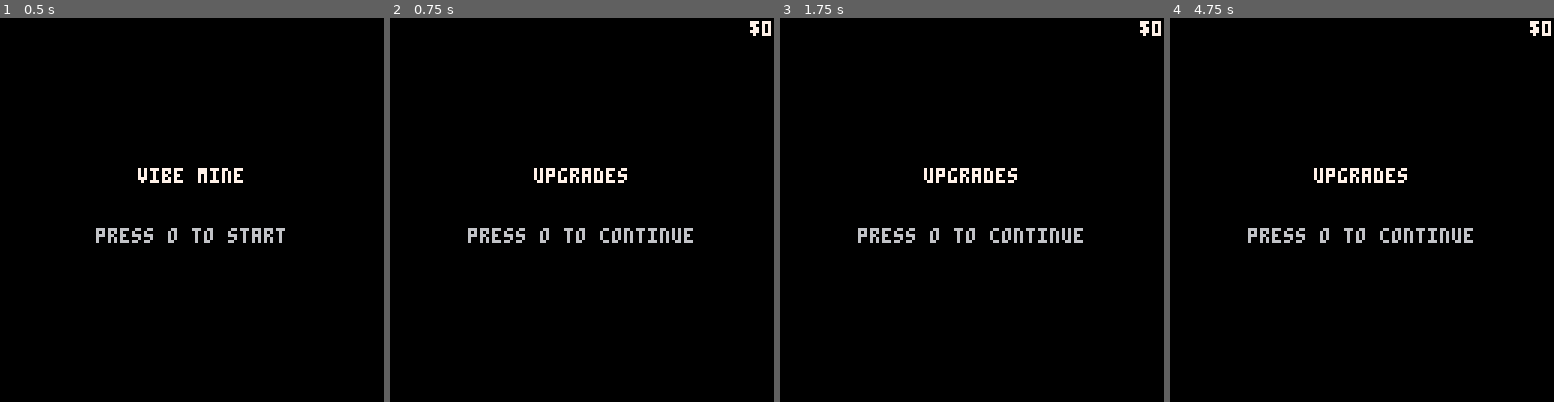
Above: before the commit, frames 1-4 (left to right).
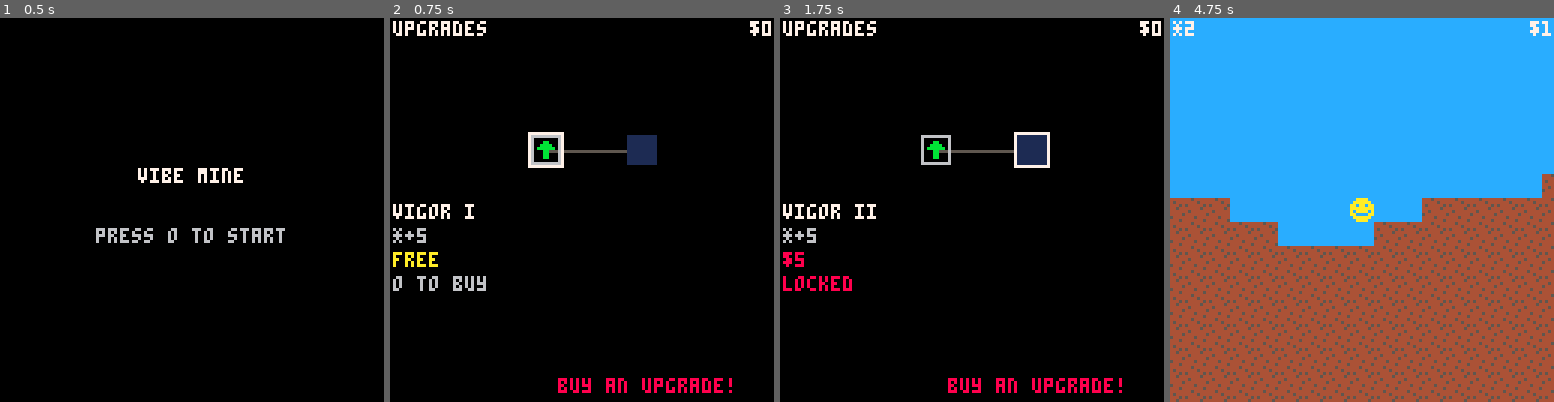
Above: after the commit, the same moments.

Repository: Bcribb/vibe-mine-pico
Game: PICO-8 cartridge vibe_mine.p8
The game is run twice, just before and just after one commit, with the same random seed, the same clock (stepped at 60 frames per second) and the same inputs.
Inputs:
- Up to frame 1 (0.5 s): tap X (X key) at 0.33 s
- Up to frame 2 (0.75 s): tap O (Z key) at 0.7 s
- Up to frame 3 (1.75 s): tap X (X key) at 1.07 s; hold Right from 1.6 s (still down); tap O (Z key) at 1.7 s
- Up to frame 4 (4.75 s): tap X (X key) at 1.85, 2.97, 4.08 s; release Right at 2.1 s; tap O (Z key) every 0.4 s from 2.1 to 4.5 s; hold Up 2.15-2.42 s; hold Right 2.47-3.03 s; hold Left 3.08-3.58 s; hold Down 3.63-3.97 s; hold Right 4.02-4.68 s; hold Up from 4.73 s (still down)

Frame 1 is identical in both runs. In frame 2, 5.2% of the frame differs, in the area x 0-90%, y 0-98%; in frame 3, 5.1%; in frame 4, 100%, in the area x 0-100%, y 0-100%.

Commit message:
VIBIN: add upgrade grid system to incremental screen
Replaces the placeholder incremental screen with a navigable upgrade
grid. Two stamina upgrades (Vigor I free, Vigor II costs 5 coins)
are connected in a cardinal-direction web. Base stamina is now 0,
requiring at least one upgrade purchase before playing.

Co-authored-by: Cursor <cursoragent@cursor.com>

Diff:
--- a/src/constants/stats.lua
+++ b/src/constants/stats.lua
@@ -1,5 +1,5 @@
 -- stamina
-stamina_max         = 5
+stamina_base        = 0
 stamina_icon        = "*"
 stamina_empty_delay = 30
 
--- /dev/null
+++ b/src/constants/upgrades.lua
@@ -0,0 +1,6 @@
+-- upgrade grid nodes
+-- adj = connected node ids (cardinal nav)
+upgrades={
+ {id=1,name="vigor i",desc="*+5",cost=0,stat="stamina",val=5,gx=0,gy=0,adj={2}},
+ {id=2,name="vigor ii",desc="*+5",cost=5,stat="stamina",val=5,gx=1,gy=0,adj={1}},
+}
--- a/src/constants/world.lua
+++ b/src/constants/world.lua
@@ -16,5 +16,6 @@
 t_dirt = 1
 
 -- sprite slots
-spr_player = 1
-spr_dirt   = 2
+spr_player  = 1
+spr_dirt    = 2
+spr_upgrade = 3
--- a/src/scripts/pdata.lua
+++ b/src/scripts/pdata.lua
@@ -1,7 +1,7 @@
 pdata={}
 
 function init_pdata()
- pdata={coins=0}
+ pdata={coins=0,bought={}}
 end
 
 function add_coins(n)
--- a/src/scripts/states.lua
+++ b/src/scripts/states.lua
@@ -32,21 +32,15 @@
 -- incremental state
 
 function enter_incremental()
+ init_upgrades()
 end
 
 function update_incremental()
- if btnp(4) then
-  set_state("game")
- end
+ update_upgrades()
 end
 
 function draw_incremental()
- cls(0)
- camera()
- print("upgrades",48,50,7)
- print("press o to continue",26,70,6)
- local s=coins_icon..pdata.coins
- print(s,128-#s*4,1,7)
+ draw_upgrades()
 end
 
 -- game state
@@ -57,7 +51,7 @@
  init_player()
  init_camera()
  update_chunks()
- stamina=stamina_max
+ stamina=calc_stamina()
  stamina_timer=0
 end
 
--- /dev/null
+++ b/src/scripts/upgrades.lua
@@ -0,0 +1,195 @@
+-- upgrade grid ui
+
+-- grid-to-screen offset (centers the grid)
+node_ox=48
+node_oy=40
+node_sp=32
+
+upg_sel=1
+
+function init_upgrades()
+ upg_sel=1
+end
+
+function get_upg(id)
+ for u in all(upgrades) do
+  if u.id==id then return u end
+ end
+end
+
+function is_bought(id)
+ return pdata.bought[id]==true
+end
+
+function can_buy(id)
+ local u=get_upg(id)
+ if not u then return false end
+ if is_bought(id) then return false end
+ if pdata.coins<u.cost then return false end
+ -- root node (id==1) always available
+ if id==1 then return true end
+ -- need at least one adjacent bought
+ for a in all(u.adj) do
+  if is_bought(a) then return true end
+ end
+ return false
+end
+
+function buy_upgrade(id)
+ local u=get_upg(id)
+ if not u then return end
+ pdata.coins-=u.cost
+ pdata.bought[id]=true
+end
+
+function calc_stamina()
+ local s=stamina_base
+ for u in all(upgrades) do
+  if is_bought(u.id) and u.stat=="stamina" then
+   s+=u.val
+  end
+ end
+ return s
+end
+
+-- navigation: find adjacent node in pressed direction
+function upg_neighbor(dir_dx,dir_dy)
+ local cur=get_upg(upg_sel)
+ if not cur then return nil end
+ for a in all(cur.adj) do
+  local n=get_upg(a)
+  if n then
+   local dx=n.gx-cur.gx
+   local dy=n.gy-cur.gy
+   if dx==dir_dx and dy==dir_dy then
+    return n.id
+   end
+  end
+ end
+ return nil
+end
+
+function update_upgrades()
+ -- cardinal navigation
+ if btnp(0) then
+  local n=upg_neighbor(-1,0)
+  if n then upg_sel=n end
+ elseif btnp(1) then
+  local n=upg_neighbor(1,0)
+  if n then upg_sel=n end
+ elseif btnp(2) then
+  local n=upg_neighbor(0,-1)
+  if n then upg_sel=n end
+ elseif btnp(3) then
+  local n=upg_neighbor(0,1)
+  if n then upg_sel=n end
+ end
+
+ -- purchase
+ if btnp(4) then
+  if can_buy(upg_sel) then
+   buy_upgrade(upg_sel)
+  end
+ end
+
+ -- start game run (need at least one upgrade)
+ if btnp(5) and calc_stamina()>0 then
+  set_state("game")
+ end
+end
+
+function node_sx(u)
+ return node_ox+u.gx*node_sp
+end
+
+function node_sy(u)
+ return node_oy+u.gy*node_sp
+end
+
+function draw_upgrades()
+ cls(0)
+ camera()
+
+ -- title
+ print("upgrades",1,1,7)
+
+ -- coin count
+ local cs=coins_icon..pdata.coins
+ print(cs,128-#cs*4,1,7)
+
+ -- connection lines
+ for u in all(upgrades) do
+  local sx=node_sx(u)+4
+  local sy=node_sy(u)+4
+  for a in all(u.adj) do
+   if a>u.id then
+    local n=get_upg(a)
+    if n then
+     line(sx,sy,node_sx(n)+4,node_sy(n)+4,5)
+    end
+   end
+  end
+ end
+
+ -- nodes
+ for u in all(upgrades) do
+  local sx=node_sx(u)
+  local sy=node_sy(u)
+  local bought=is_bought(u.id)
+  local avail=can_buy(u.id)
+
+  -- border/highlight
+  local bc=1
+  if bought then
+   bc=11
+  elseif avail then
+   bc=6
+  end
+
+  rect(sx-1,sy-1,sx+8,sy+8,bc)
+
+  -- sprite
+  if bought or avail then
+   spr(spr_upgrade,sx,sy)
+  else
+   -- locked: draw dimmed
+   rectfill(sx,sy,sx+7,sy+7,1)
+  end
+
+  -- selection cursor
+  if u.id==upg_sel then
+   rect(sx-2,sy-2,sx+9,sy+9,7)
+  end
+ end
+
+ -- info panel for selected node
+ local sel=get_upg(upg_sel)
+ if sel then
+  local iy=62
+  print(sel.name,1,iy,7)
+  print(sel.desc,1,iy+8,6)
+  if is_bought(sel.id) then
+   print("owned",1,iy+16,11)
+  elseif can_buy(sel.id) then
+   local cost_s
+   if sel.cost==0 then
+    cost_s="free"
+   else
+    cost_s=coins_icon..sel.cost
+   end
+   print(cost_s,1,iy+16,10)
+   print("o to buy",1,iy+24,6)
+  else
+   local cost_s=coins_icon..sel.cost
+   print(cost_s,1,iy+16,8)
+   print("locked",1,iy+24,8)
+  end
+ end
+
+ -- play hint
+ if calc_stamina()>0 then
+  print("x to play",80,120,6)
+ else
+  print("buy an upgrade!",56,120,8)
+ end
+end
--- a/vibe_mine.p8
+++ b/vibe_mine.p8
@@ -4,10 +4,12 @@
 #include src/constants/world.lua
 #include src/constants/tiles.lua
 #include src/constants/stats.lua
+#include src/constants/upgrades.lua
 #include src/scripts/noise.lua
 #include src/scripts/chunks.lua
 #include src/scripts/player.lua
 #include src/scripts/pdata.lua
+#include src/scripts/upgrades.lua
 #include src/scripts/camera.lua
 #include src/scripts/states.lua
 #include src/main.lua
Not shown, changed: 135 lines of the sprite sheet (__gfx__) section of vibe_mine.p8
Not shown, changed: the thumbnail (__label__) section of vibe_mine.p8
